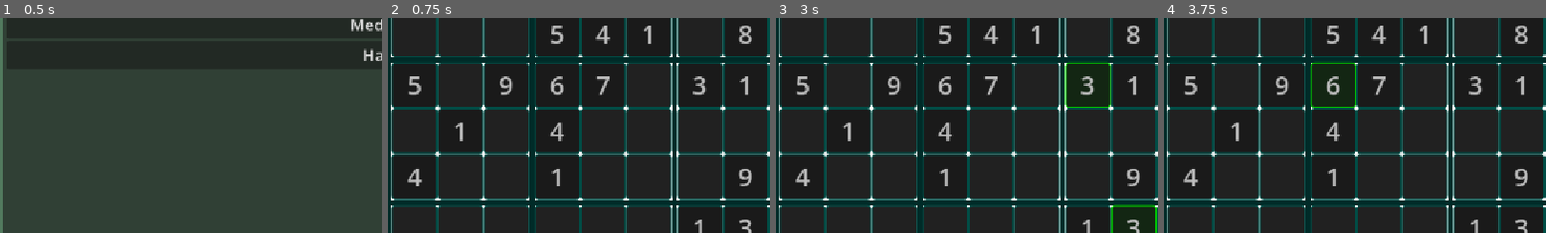
Above: before the commit, frames 1-4 (left to right).
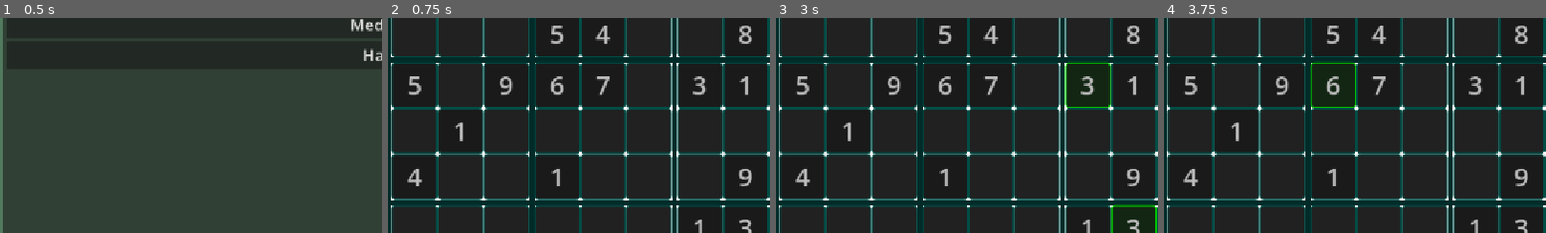
Above: after the commit, the same moments.

Repository: ignacio-w/sudoku
Game: Godot game, scene res://scenes/ui/main_menu.tscn
The game is run twice, just before and just after one commit, with the same random seed, the same clock (stepped at 60 frames per second) and the same inputs.
Inputs (mouse positions are % of the whole screen's width and height, from its top left):
- Up to frame 1 (0.5 s): no input
- Up to frame 2 (0.75 s): click "Easy" at 0.5 s
- Up to frame 3 (3 s): click "Notes Mode" at 1.25 s; click "Undo" at 2 s; click "Hint" at 2.75 s
- Up to frame 4 (3.75 s): tap Enter at 3.5 s; move the mouse to (3, 6) at 3.52 s; hold Right (ui_right) from 3.53 s (still down); click (3, 6) at 3.67 s
The pictures show only the part of the screen within x 0-50%, y 24-74%; the shares and areas given below are measured in that part.

Frame 1 is identical in both runs. In frame 2, 0.3% of the frame differs, in the area x 42-69%, y 3-58%; in frame 3, 0.3%; in frame 4, 0.3%.

Commit message:
Added hidden pair and box-line techniques
- Introduced and implemented PAIRS and BOX_LINE_REDUCTION tiers into sudoku_difficulty_rater.gd.
- Reworked comments/docstring, add @warning_ignore annotations and explicit boolean returns for solver helpers.

In sudoku_generator.gd replaced references to the removed NAKED_PAIRS tier with PAIRS and raised HARD max tier to BOX_LINE_REDUCTION. Renamed _target_clues_for to _min_clues_for and switch to fixed minimum clue counts per difficulty. Updated variable names where used (target_clues -> min_clues).

Diff:
--- a/scripts/sudoku/sudoku_difficulty_rater.gd
+++ b/scripts/sudoku/sudoku_difficulty_rater.gd
@@ -11,17 +11,20 @@
 # singles were simultaneously findable at every step
 
 enum Tier {
-	SINGLES, # naked singles, hidden singles
-	NAKED_PAIRS, # naked pairs
+	SINGLES, # naked/hidden singles
+	PAIRS, # naked/hidden pairs
 	POINTING_PAIRS, # pointing pairs/triples
+	BOX_LINE_REDUCTION, # box/line reduction
 	UNSOLVABLE_LOGICALLY, # technique not implemented
 }
 
 var _techniques: Dictionary[Callable, Tier] = {
 	_apply_naked_single: Tier.SINGLES,
 	_apply_hidden_single: Tier.SINGLES,
-	_apply_naked_pair: Tier.NAKED_PAIRS,
+	_apply_naked_pair: Tier.PAIRS,
+	_apply_hidden_pair: Tier.PAIRS,
 	_apply_pointing_pair: Tier.POINTING_PAIRS,
+	_apply_box_line_reduction: Tier.BOX_LINE_REDUCTION,
 }
 
 ## Returns true if the given board is solved, false otherwise.
@@ -115,11 +118,23 @@
 	return highest_tier_used
 
 
-## Attempts to input one number into the board by finding a naked single.
-## A naked (obvious) single is a cell with exactly one candidate and is the simplest
-## solving technqiue. After analyzing a cell's row, col, and subgrid, there
-## should only be one number (1-9) not found.
-## Returns true if a naked single was found and placed, false otherwise.
+"""
+============================HUMAN SOLVING TECHNIQUES============================
+
+This website contains information for most of the techniques:
+	https://www.sudokuwiki.org/sudoku.htm
+
+- Naked/Hidden Singles
+- Naked/Hidden Pairs
+- Pointing Pairs/Triples
+- Box-Line Reduction
+"""
+
+## A naked (obvious) single is a cell with exactly one candidate. After
+## analyzing a cell's row, col, and subgrid, there should only be one number
+## (1-9) not found. Attempts to input one number into the board by finding a
+## naked single. Returns true if a naked single was found and placed,
+## false otherwise.
 func _apply_naked_single(board: Array[Array], candidates: Array[Array]) -> bool:
 	for row in range(9):
 		for col in range(9):
@@ -130,10 +145,10 @@
 	return false
 
 
-## Attempts to input one number into the board by finding a hidden single.
 ## A hidden single is where a number (1-9) only has one legal cell it could go
-## in within a unit (row/col/box).
-## Returns true if a hidden single was found and placed, false otherwise.
+## in within a unit (row/col/box). Attempts to input one number into the board
+## by finding a hidden single. Returns true if a hidden single was found and
+## placed, false otherwise.
 func _apply_hidden_single(board: Array[Array], candidates: Array[Array]) -> bool:
 	for unit in SudokuRules.get_units():
 		# Test each number in each position in unit
@@ -148,15 +163,17 @@
 				return true
 	return false
 
-## Finds a naked pair and eliminates those as candidates from cells in the
-## unit the naked pair was found in.
-## A naked pair is a set of 2 candidate numbers sitting in 2 cells that share at
-## least 1 common unit. This makes it clear that the solution will contain those
-## values in those 2 cells, so they can be erased as candidates from all other
-## cells in the units in common. Returns true if the naked pair allows for a
-## reduction in candidates in other cells, returns false otherwise.
+
+## A naked pair is a set of exactly 2 candidate numbers sitting in 2 cells that
+## share at least 1 common unit. This makes it clear that the solution will
+## contain those values in those 2 cells, so they can be erased as candidates
+## from all other cells in the units in common. Finds a naked pair and
+## attempts to eliminate those as candidates from cells in the unit the pair was
+## found in. Returns true if the naked pair reduced the number of candidates in
+## the shared units, returns false otherwise.
 ## See for explanation: https://www.sudokuwiki.org/Naked_Candidates#NP
-func _apply_naked_pair(board: Array[Array], candidates: Array[Array]):
+@warning_ignore("unused_parameter")
+func _apply_naked_pair(board: Array[Array], candidates: Array[Array]) -> bool:
 	var board_units := SudokuRules.get_units()
 	for unit in board_units:
 		# Find cells that contain exactly 2 candidates
@@ -173,7 +190,6 @@
 				var pos_b := pair_cells[index_b]
 				# Are candidates in the 2 cells equal?
 				if candidates[pos_a.x][pos_a.y] == candidates[pos_b.x][pos_b.y]:
-
 					# Naked pair found! Try to remove candidates from other
 					# cells in all units they share
 					var eliminated := false
@@ -190,13 +206,59 @@
 						return true
 	return false
 
+
+## A hidden pair is a set of 2 candidate numbers sitting in 2 cells that
+## share at least 1 common unit. This makes it clear that the solution will
+## contain those values in those 2 cells, so all other candidates in those cells
+## can be removed. Attempts to find a hidden pair and eliminate all other
+## candidates in the cells they were found in. Returns true if the hidden pair
+## reduced the number of candidates in those cells, returns false otherwise.
+## See for explanation: https://www.sudokuwiki.org/Hidden_Candidates#NP
+@warning_ignore("unused_parameter")
+func _apply_hidden_pair(board: Array[Array], candidates: Array[Array]) -> bool:
+	for unit in SudokuRules.get_units():
+		var num_locations := {}
+		for num in range(1, 10):
+			num_locations[num] = []
+		for pos in unit:
+			for num in candidates[pos.x][pos.y]:
+				num_locations[num].append(pos)
+
+		# Filter candidates that appear EXACTLY twice in the unit
+		var pair_candidates: Array[int] = []
+		for num in range(1, 10):
+			if num_locations[num].size() == 2:
+				pair_candidates.append(num)
+
+		# Test every pair of candidates to see if they occupy same 2 cells
+		for index_a in range(pair_candidates.size()):
+			for index_b in range(index_a + 1, pair_candidates.size()):
+				var num_a := pair_candidates[index_a]
+				var num_b := pair_candidates[index_b]
+
+				# Hidden pair found! Remove all other candidates in the two
+				# cells they're found in
+				if num_locations[num_a] == num_locations[num_b]:
+					var hidden_pair := [num_a, num_b]
+					var eliminated := false
+					for pos in num_locations[num_a]:
+						for candidate in candidates[pos.x][pos.y].duplicate():
+							if candidate not in hidden_pair:
+								candidates[pos.x][pos.y].erase(candidate)
+								eliminated = true
+					if eliminated:
+						return true
+	return false
+
+
 ## In short, if a candidate appears 2-3 times in a box and they happen to
 ## align on the same row or col, we can remove the num from the list of
 ## candidates of all cells in the same row/col. This works for pointing pairs
-## and pointing triples. Returns true if the pointing pair/triple allows for a
-## reduction in candidates in other cells, returns false otherwise.
+## and pointing triples. Returns true if the pointing pair/triple reduced the
+## number of candidates in other cells, returns false otherwise.
 ## See for explanation: https://www.sudokuwiki.org/Intersection_Removal
-func _apply_pointing_pair(board: Array[Array], candidates: Array[Array]):
+@warning_ignore("unused_parameter")
+func _apply_pointing_pair(board: Array[Array], candidates: Array[Array]) -> bool:
 	# Check each box for a pointing pair/triple, within each box check each num
 	for box in SudokuRules.get_boxes():
 		for num in range(1, 10):
@@ -221,6 +283,7 @@
 			# Get all the pos of the row/col the pointing pair/triple is on
 			var line: Array[Vector2i] = _row_cells(first.x) if same_row else _col_cells(first.y)
 
+			# Eliminate num from list of candidates in all other cells in line
 			var eliminated := false
 			for pos in line:
 				if pos in box:
@@ -231,3 +294,57 @@
 			if eliminated:
 				return true
 	return false
+
+
+## In short, if we find the same candidate in any row/col, grouped together in
+## the same box, we can remove that candidate from all the other cells in that
+## box. Returns true if this strategy successfuly removed candidates, false
+## otherwise.
+## See for explanation: https://www.sudokuwiki.org/Intersection_Removal#LBR
+@warning_ignore("unused_parameter")
+func _apply_box_line_reduction(board: Array[Array], candidates: Array[Array]) -> bool:
+	var lines: Array[Array] = []
+	lines.append_array(SudokuRules.get_rows())
+	lines.append_array(SudokuRules.get_cols())
+
+	for line in lines:
+		for num in range(1, 10):
+			var cells_with_num: Array[Vector2i] = []
+			for pos in line:
+				if num in candidates[pos.x][pos.y]:
+					cells_with_num.append(pos)
+
+			# Num must appear multiple times in line to use this strategy.
+			if cells_with_num.size() < 2:
+				continue
+
+			# Find box containing first cell
+			var first := cells_with_num[0]
+			var target_box: Array[Vector2i]
+			for box in SudokuRules.get_boxes():
+				if first in box:
+					target_box = box
+					break
+
+			# Check if all other cells_with_num are in this box.
+			var confined_to_box := true
+			for pos in cells_with_num:
+				if pos not in target_box:
+					confined_to_box = false
+					break
+			# All candidates must be in same box to use this strategy.
+			if not confined_to_box:
+				continue
+
+			# Eliminate num from list of candidates in all other cells in box
+			var eliminated := false
+			for pos in target_box:
+				if pos in line:
+					continue  # cells on the line are handled by other techniques
+				if num in candidates[pos.x][pos.y]:
+					candidates[pos.x][pos.y].erase(num)
+					eliminated = true
+
+			if eliminated:
+				return true
+	return false
--- a/scripts/sudoku/sudoku_generator.gd
+++ b/scripts/sudoku/sudoku_generator.gd
@@ -18,7 +18,7 @@
 		Difficulty.EASY:
 			return SudokuDifficultyRater.Tier.SINGLES
 		Difficulty.MEDIUM:
-			return SudokuDifficultyRater.Tier.NAKED_PAIRS
+			return SudokuDifficultyRater.Tier.PAIRS
 		Difficulty.HARD:
 			return SudokuDifficultyRater.Tier.POINTING_PAIRS
 	return SudokuDifficultyRater.Tier.SINGLES
@@ -32,23 +32,23 @@
 		Difficulty.MEDIUM:
 			return SudokuDifficultyRater.Tier.POINTING_PAIRS
 		Difficulty.HARD:
-			return SudokuDifficultyRater.Tier.POINTING_PAIRS
+			return SudokuDifficultyRater.Tier.BOX_LINE_REDUCTION
 	return SudokuDifficultyRater.Tier.SINGLES
 
 
 ## Returns the minimum number of clues required for a board to have for this
 ## specified difficulty
-func _target_clues_for(difficulty: Difficulty) -> int:
+func _min_clues_for(difficulty: Difficulty) -> int:
 	match difficulty:
 		Difficulty.EASY:
-			return randi_range(36, 46)
+			return 34
 		Difficulty.MEDIUM:
-			return randi_range(30, 35)
+			return 28
 		Difficulty.HARD:
-			return randi_range(25, 29)
+			return 22
 
-	push_error("Difficulty not accounted for. Target Clues will be -1")
-	return -1
+	push_warning("Difficulty not accounted for. Will default to medium")
+	return 28
 
 
 ## Creates and returns a Sudoku puzzle with a given difficulty. Makes sure
@@ -128,7 +128,7 @@
 
 	# Remove cells till target # of clues is hit or max # of cells have been removed
 	var max_tier := _max_tier_for(difficulty)
-	var target_clues := _target_clues_for(difficulty)
+	var min_clues := _min_clues_for(difficulty)
 	var clues := 81
 	var failures := 0
 	var actual_max_tier_used := SudokuDifficultyRater.Tier.SINGLES # for testing
@@ -139,7 +139,7 @@
 
 		# Stop removing clues if # min clues has been reached, regardless of
 		# technique tier
-		if clues <= target_clues:
+		if clues <= min_clues:
 			break
 
 		# Remove clue; perform checks
